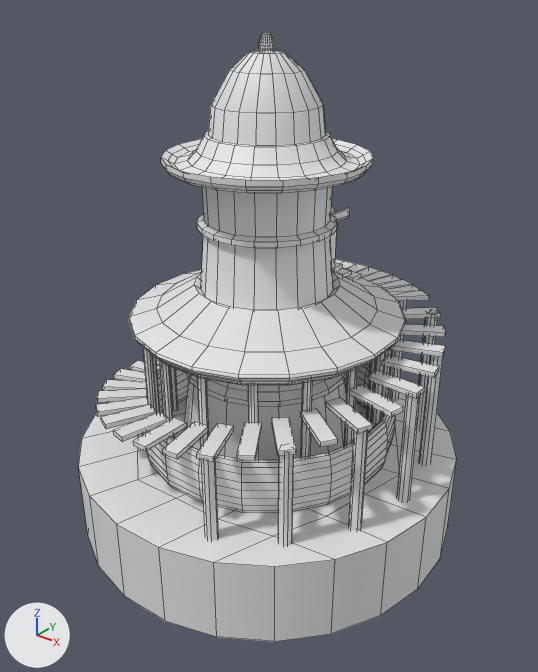
One commit to the FBX model Assets/Models/Environment/Test/LotusHouse_01.fbx: the scene before it, then after it.
One viewpoint serves both versions: a 50 mm lens placed at (10.61, -13.19, 6.19), pointed at (0.28, -0.28, -1.81). Every picture has the same lights, and +X, +Y and +Z are marked at lower left. Mesh edges are drawn as thin lines. Materials are left out; every surface is plain grey. Where no turn or scale is listed for an object, it has been applied to the vertices. Vertices at the same position are counted once.

Names of what the first picture shows: 'LotusHouse_01'.
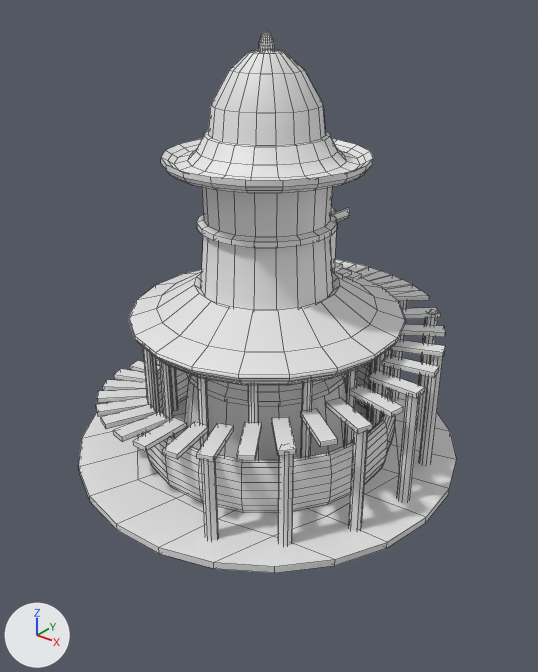
The newer file is also rescaled (x0.02), turned or shifted as a whole; pictures and numbers use the older file's frame.

What differs and where, as boxes (x1, y1, x2, y2) in the pictures (538 x 672 px):
'LotusHouse_01', reshaped (11% shorter)
    before: (79, 30, 457, 642)
    after: (79, 30, 457, 573)
part 1 of me_mesh, built on
    before: (79, 464, 456, 642)
    after: (79, 464, 456, 573)

Patch to the scene script:
```diff
--- a/Assets/Models/Environment/Test/LotusHouse_01.fbx.py
+++ b/Assets/Models/Environment/Test/LotusHouse_01.fbx.py
@@ me_mesh @@
 # used by ob_lotushouse_01; location = (0.0, 0.0, 0.0)
-me_mesh.from_pydata(...)  # 2655 vertices, 2690 faces; spans x -4.95..4.95, y -4.95..4.95, z -7.13..5.13
+me_mesh.from_pydata(...)  # 2833 vertices, 2898 faces; spans x -4.95..4.95, y -4.95..4.95, z -5.13..5.13
+# me_mesh part 1
+# 21 vertices are removed from x -4.95..4.95, y -4.95..4.95, z -7.13
+# 24 faces are deleted
+# 3 vertices in x -4.88..3.23, y -3.77..4.68, z -7.13 move by (0.0, 0.0, 2.0)
+# 173 vertices are added at x -3.94..3.66, y -3.51..3.78, z -5.13..2.73
+# 21 new vertices lie (0.0, 0.0, -0.17) away from vertices in x -4.95..4.95, y -4.95..4.95, z -4.96
+# 5 new vertices lie (1.22, 0.23, 0.0) away from vertices in x -0.82..0.0, y -2.34..2.11, z -5.13
+# 232 new faces join them
```
